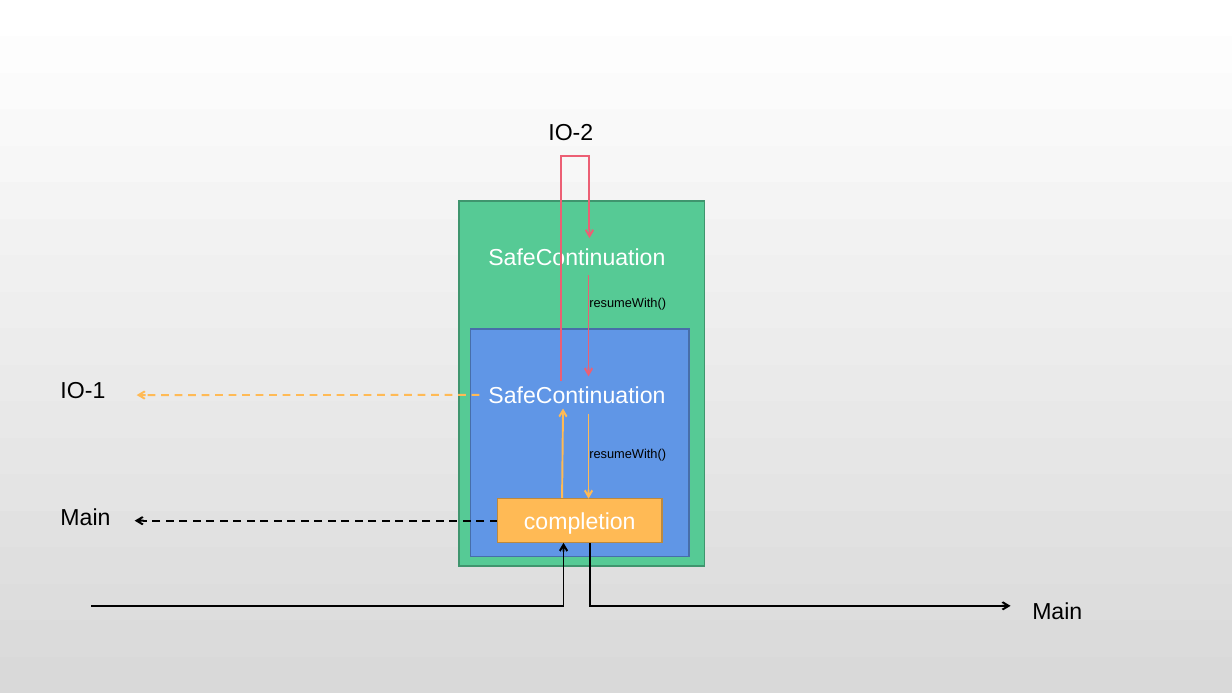
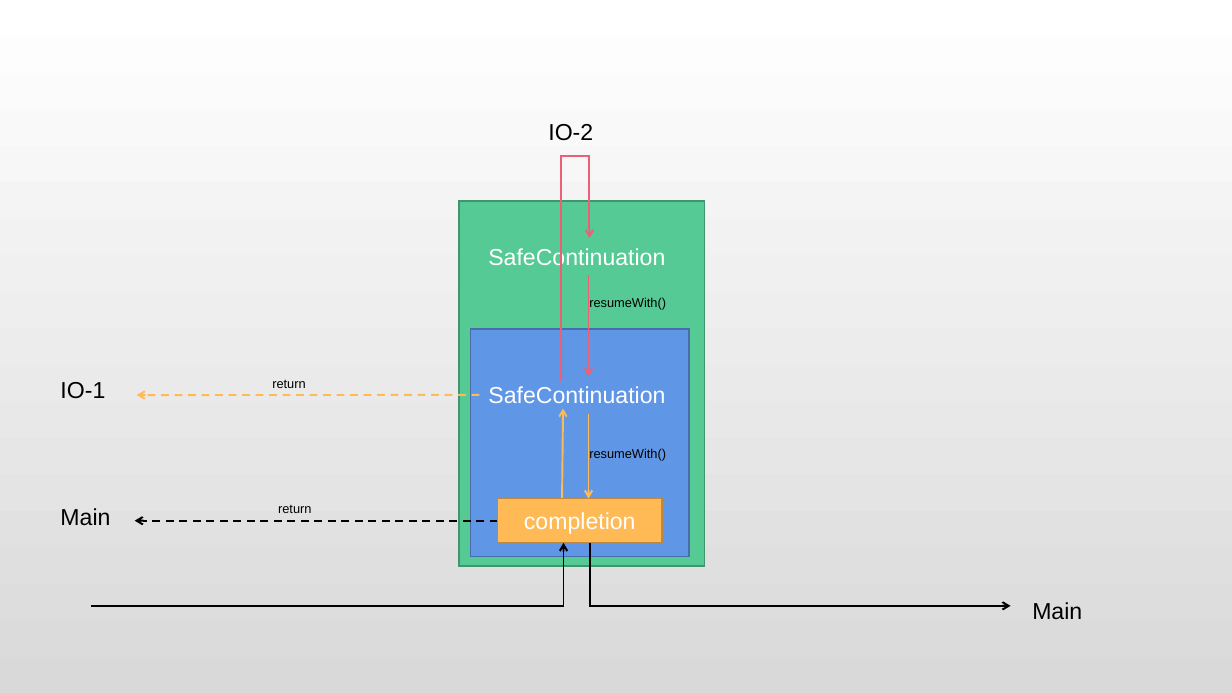
Before and after one commit to RhythmCoderZZF/MyStudySummary, a slide deck: slide 6 of kotlin/coroutine/_1coroutine核心.pptx. Drawn at 1232x693 pixels with LibreOffice and Linux fonts; fonts in the diff are those of the drawing. Boxes give left, top, right and bottom in pixels: in the first picture for what was removed or moved away, otherwise in the second. Text is boxed around its words. In the diff, an @@ line names an element or a change of style, - is before the commit and + after.

```diff
--- a/kotlin/coroutine/_1coroutine核心.pptx
+++ b/kotlin/coroutine/_1coroutine核心.pptx
@@ text added at box(272, 379, 305, 388), 10 pt, text #000000 @@
+return
@@ text added at box(278, 505, 311, 513), 10 pt, text #000000 @@
+return
```
Also in this commit, not shown: 2 other slides changed, 1 other file.
